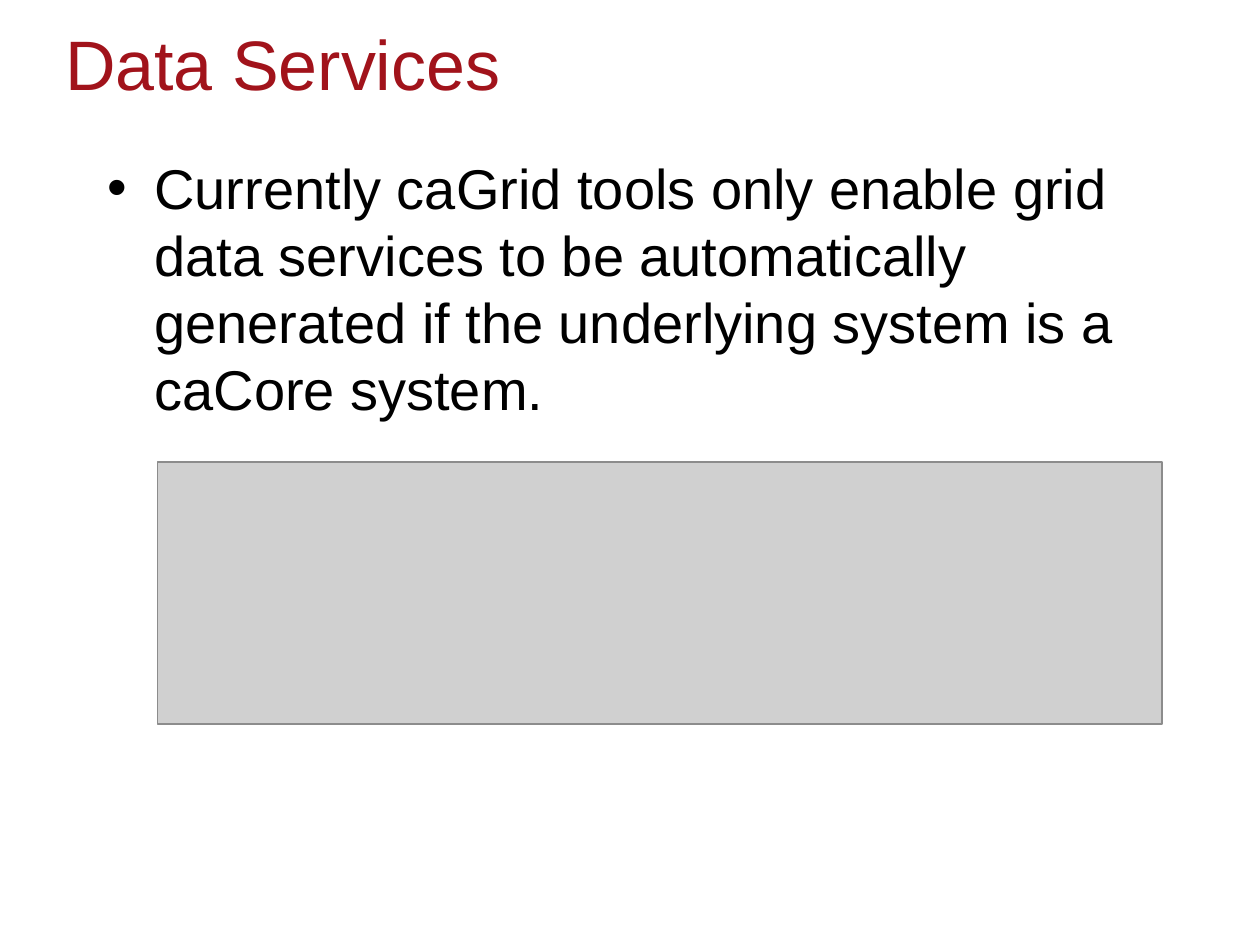
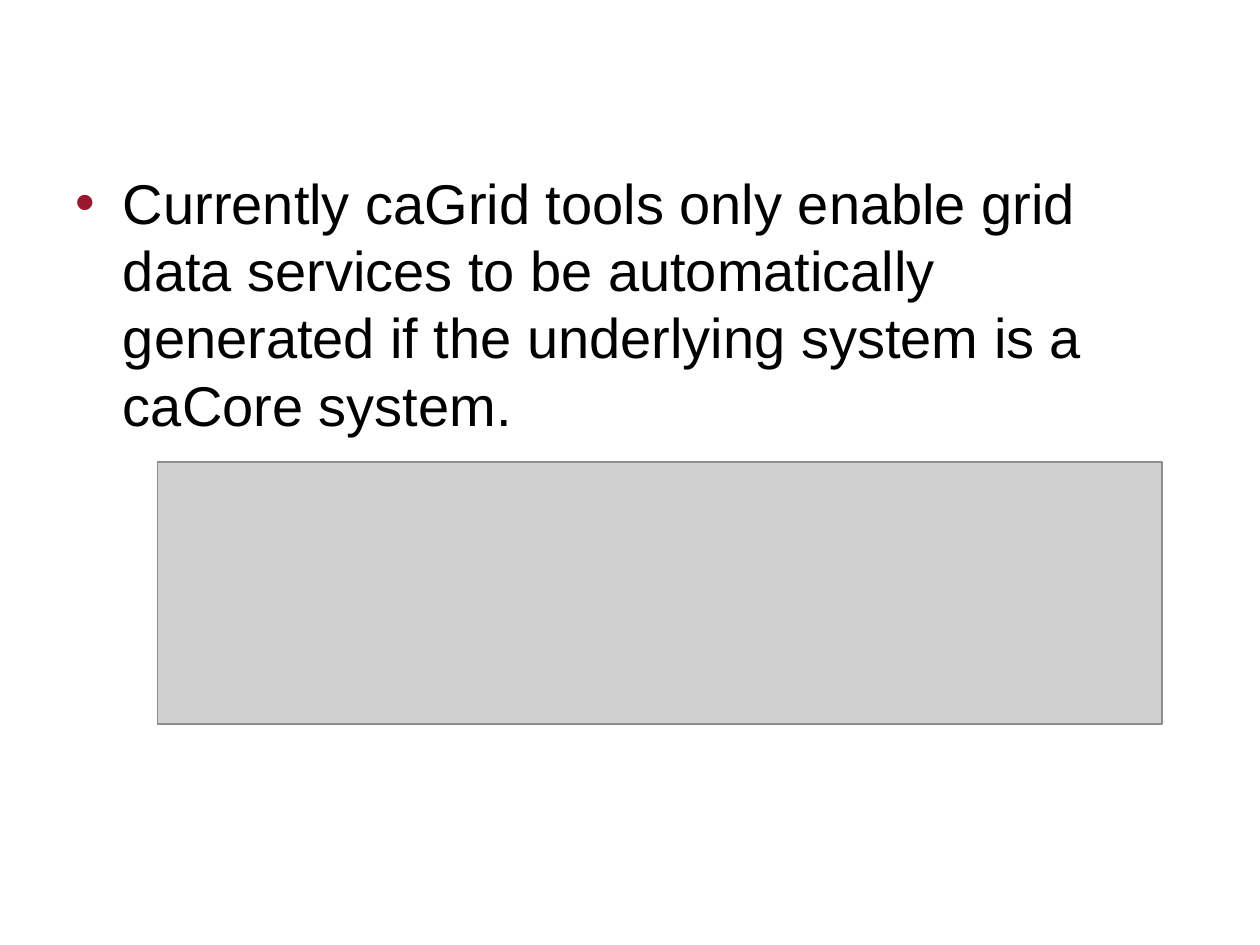
Before and after one commit to NCIP/cagrid-docs, a slide deck: slide 15 of general/presentations/200910_VCDE_ARCH/Adopting-Adapting-caGrid.pptx (slide 16 before the commit). Drawn at 1260x945 pixels with LibreOffice and Linux fonts; fonts in the diff are those of the drawing; grey boxes stand for pictures; background and template pictures are left out. Boxes give left, top, right and bottom in pixels: in the first picture for what was removed or moved away, otherwise in the second. Text is boxed around its words. In the diff, an @@ line names an element or a change of style, - is before the commit and + after.

```diff
--- a/general/presentations/200910_VCDE_ARCH/Adopting-Adapting-caGrid.pptx
+++ b/general/presentations/200910_VCDE_ARCH/Adopting-Adapting-caGrid.pptx
@@ title "Data Services": place and size @@
-title "Data Services" at (65,39,500,91)
+title "Data Services" at (123,250,452,292)
@@ title "Data Services" at (123,250,452,292): size 40 to 36 pt, text colour #A1131B to #FFFFFF, bold on; alignment left to right @@
@@ text "Currently caGrid tools only enable ...": place and size @@
-text "Currently caGrid tools only enable ..." at (154,168,1112,421)
+text "Currently caGrid tools only enable ..." at (123,183,1081,436)
```
Also in this commit, not shown: 21 other slides changed, 5 slides added, 10 slides removed.
